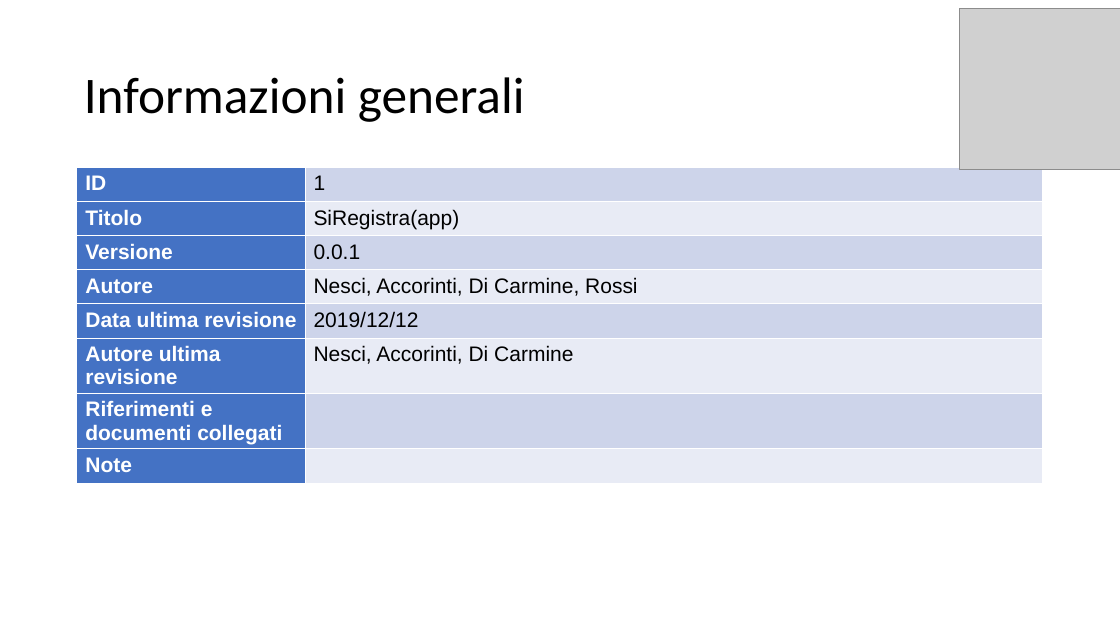
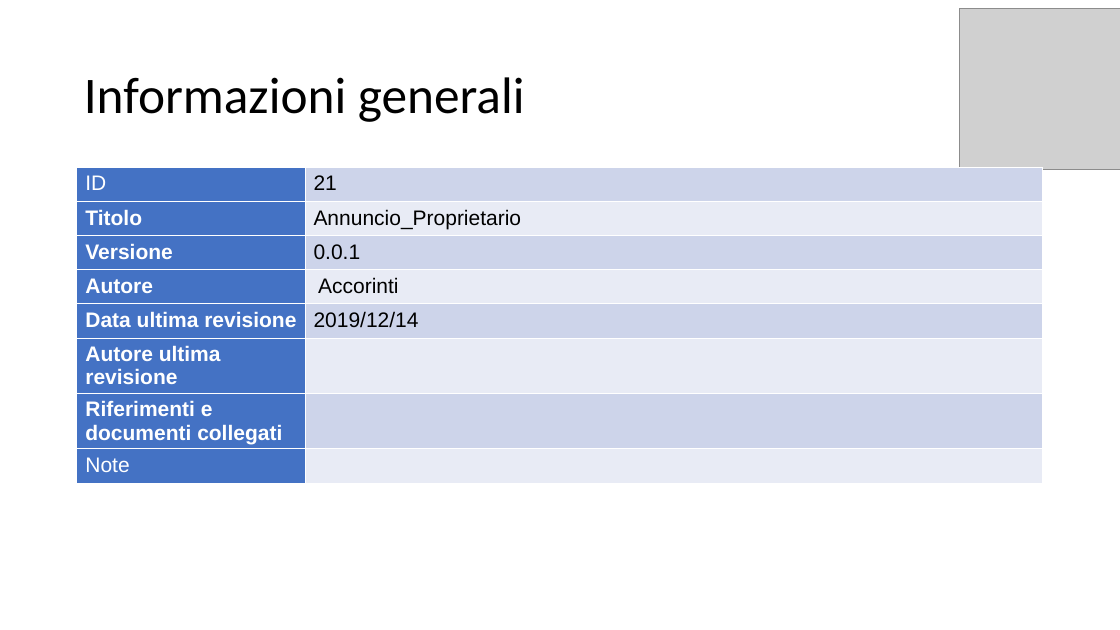
Before and after one commit to itsar19-20/pet, a slide deck: slide 2 of docs/useCaseTemplate/UseCase 21_ValutazioneUtente_Proprietrio.pptx. Drawn at 1120x630 pixels with LibreOffice and Linux fonts; fonts in the diff are those of the drawing; grey boxes stand for pictures. Boxes give left, top, right and bottom in pixels: in the first picture for what was removed or moved away, otherwise in the second. Text is boxed around its words. In the diff, an @@ line names an element or a change of style, - is before the commit and + after.

```diff
--- a/docs/useCaseTemplate/UseCase 21_ValutazioneUtente_Proprietrio.pptx
+++ b/docs/useCaseTemplate/UseCase 21_ValutazioneUtente_Proprietrio.pptx
@@ table at [77, 168, 1044, 476] @@
-row 1, column 2: 1
+row 1, column 2: 21
-row 2, column 2: SiRegistra(app)
+row 2, column 2: Annuncio_Proprietario
-row 4, column 2: Nesci, Accorinti, Di Carmine, Rossi
+row 4, column 2: Accorinti
-row 5, column 2: 2019/12/12
+row 5, column 2: 2019/12/14
-row 6, column 2: Nesci, Accorinti, Di Carmine
+row 6, column 2: 
```
Also in this commit, not shown: 2 other slides changed, 5 other files.
